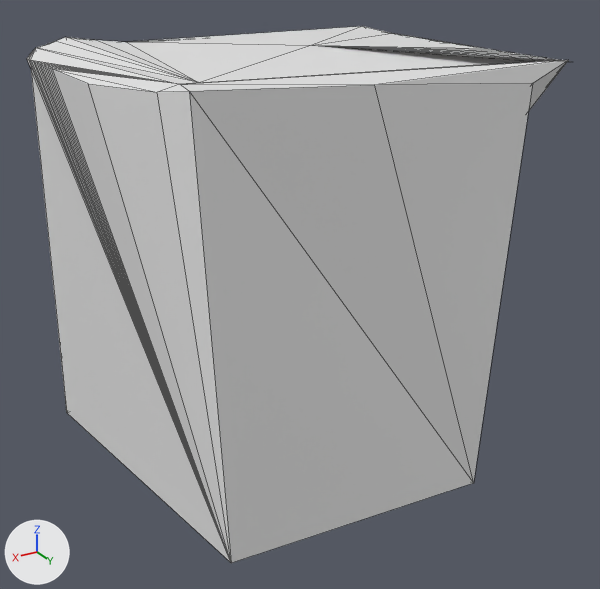
Renders of the OBJ model projects/pavement/src/meshes/cube.obj from each side of a commit.
Rendered twice from a 50 mm lens placed at (0.247, 0.403, 0.188), pointed at (0.004, -0.001, -0.014). Lighting does not change. The marker at lower left points along +X, +Y and +Z. Mesh edges are drawn as thin lines. Where no turn or scale is listed for an object, it has been applied to the vertices. Vertices at the same position are counted once.

Objects in the first picture: 'Cube_Cube.001'.
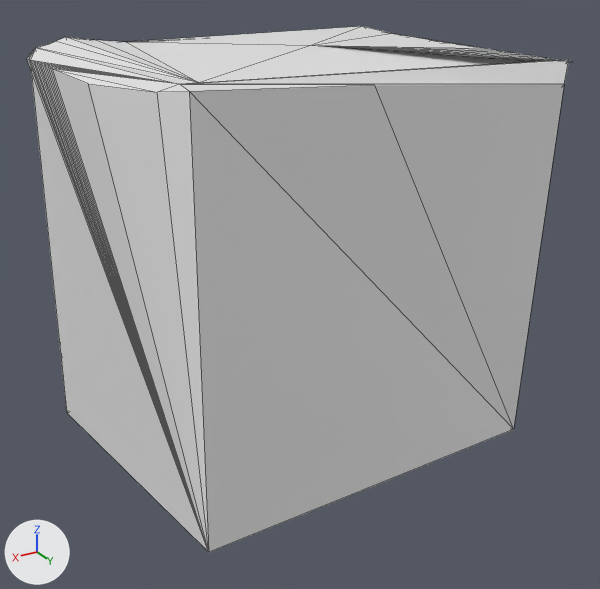
What differs and where, as boxes (x1, y1, x2, y2) in the pictures (600 x 589 px; the box of a moved part takes in the faces that stretch with it):
'Cube_Cube.001', reshaped: before (27, 26, 570, 563); after (27, 26, 570, 552)
part 1 of me_cube_cube_001, moved or reshaped: before (29, 60, 569, 563); after (29, 60, 569, 552)

The change, as a diff of the scene's bpy script:
```diff
--- a/projects/pavement/src/meshes/cube.obj.py
+++ b/projects/pavement/src/meshes/cube.obj.py
@@ me_cube_cube_001 @@
 me_cube_cube_001.from_pydata(...)  # 95 vertices, 177 faces, 2 loose edges; spans x -0.13..0.127, y -0.125..0.112, z -0.125..0.133
 # used by ob_cube_cube_001; location = (0.0, 0.0, 0.0)
-me_cube_cube_001.vertices[1].co = (-0.094, 0.077, 0.116)  # pixel (532, 83)
-me_cube_cube_001.vertices[4].co = (-0.064, 0.093, -0.121)  # pixel (473, 483)
-me_cube_cube_001.vertices[6].co = (0.111, 0.112, -0.09)  # pixel (231, 563)
+# me_cube_cube_001 part 1
+me_cube_cube_001.vertices[1].co = (-0.114, 0.081, 0.114)  # pixel (564, 84)
+me_cube_cube_001.vertices[4].co = (-0.097, 0.09, -0.094)  # pixel (513, 429)
+me_cube_cube_001.vertices[6].co = (0.122, 0.112, -0.079)  # pixel (208, 552)
```
